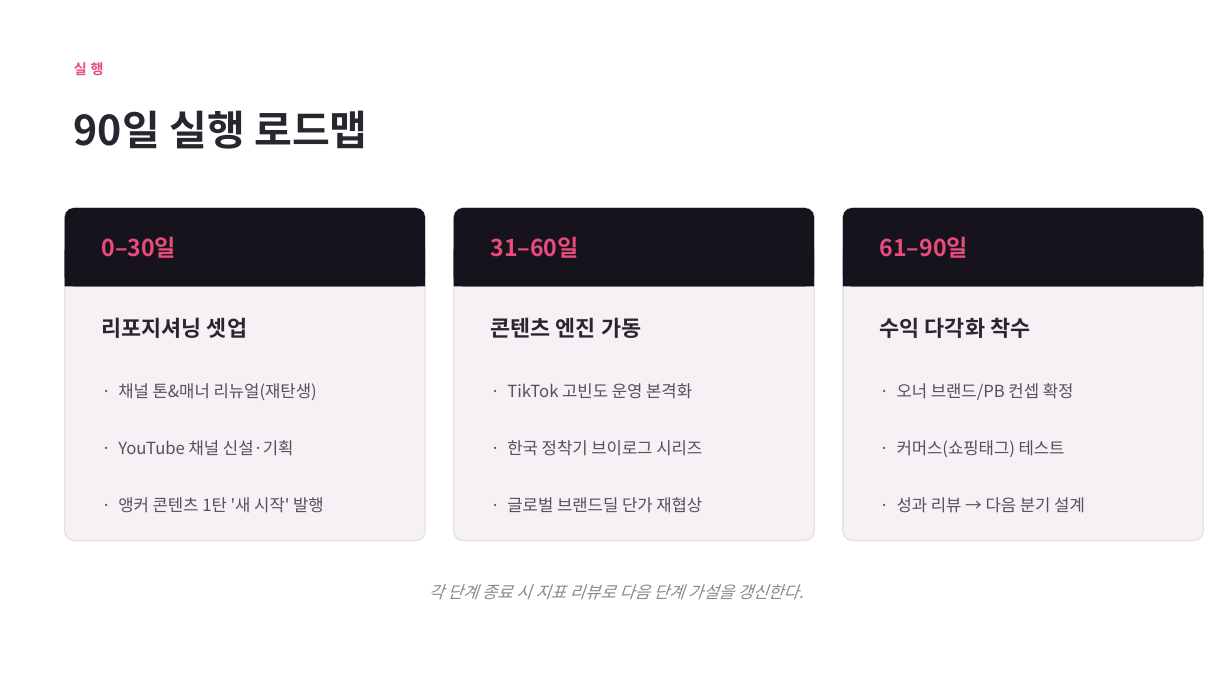
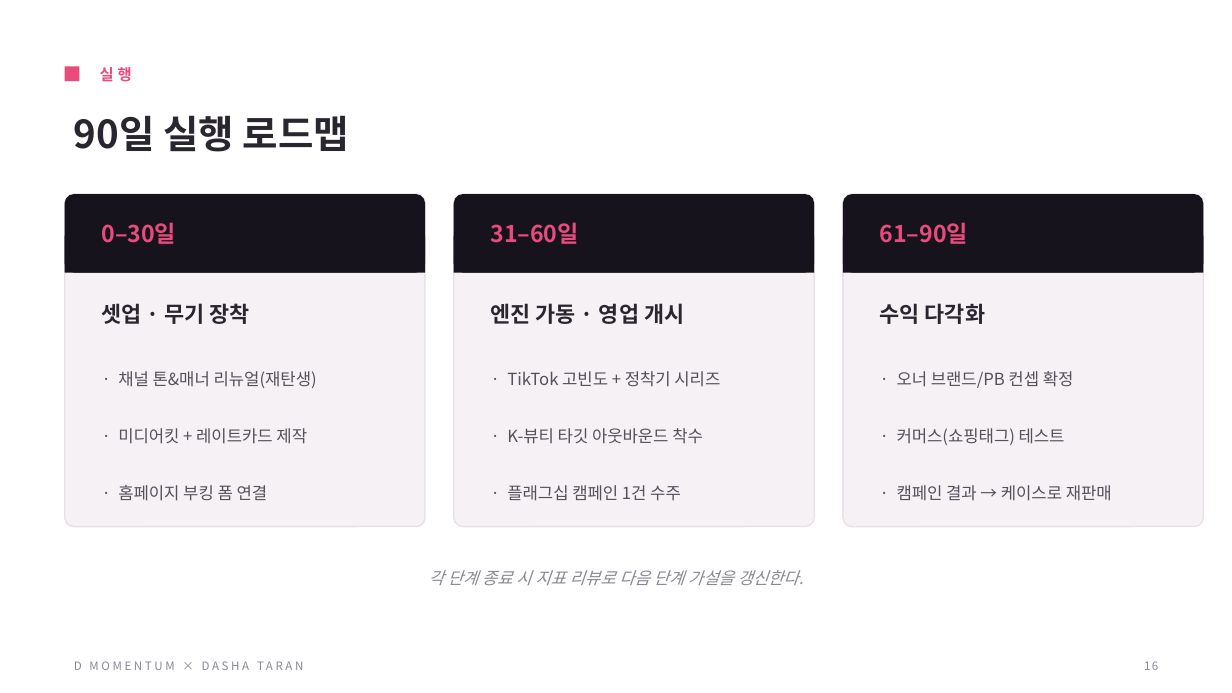
Before and after one commit to gimyedalm-collab/todo-list, a slide deck: slide 16 of dasha-momentum/다샤타란_D모멘텀_마케팅전략.pptx (slide 8 before the commit). Drawn at 1232x693 pixels with LibreOffice and Linux fonts; fonts in the diff are those of the drawing. Boxes give left, top, right and bottom in pixels: in the first picture for what was removed or moved away, otherwise in the second. Text is boxed around its words. In the diff, an @@ line names an element or a change of style, - is before the commit and + after.

```diff
--- a/dasha-momentum/다샤타란_D모멘텀_마케팅전략.pptx
+++ b/dasha-momentum/다샤타란_D모멘텀_마케팅전략.pptx
@@ text "실행": place and size @@
-text "실행" at <box>74,62,104,76</box>
+text "실행" at <box>100,67,132,82</box>
@@ text "실행" at <box>100,67,132,82</box>: size 11 to 12 pt @@
@@ rectangle added at <box>65,67,79,81</box>, fill #E84B7C @@
@@ text "90일 실행 로드맵" at <box>74,115,349,152</box>: size 32 to 30 pt @@
@@ 6 rounded rectangles, 4 texts, 3 rectangles: place and size @@
-6 rounded rectangles, 4 texts, 3 rectangles at <box>65,208,1203,599</box>
+6 rounded rectangles, 4 texts, 3 rectangles at <box>65,194,1203,585</box>
@@ text at <box>101,303,250,324</box>: text changed @@
-리포지셔닝 셋업
+셋업 · 무기 장착
@@ text at <box>491,303,684,324</box>: text changed @@
-콘텐츠 엔진 가동
+엔진 가동 · 영업 개시
@@ text at <box>880,303,985,324</box>: text changed @@
-수익 다각화 착수
+수익 다각화
@@ text at <box>507,371,720,387</box>: text changed @@
-· TikTok 고빈도 운영 본격화
+· TikTok 고빈도 + 정착기 시리즈
@@ 3 texts: place and size @@
-3 texts at <box>118,383,1074,457</box>
+3 texts at <box>118,371,1074,445</box>
@@ text removed at <box>118,440,294,456</box> @@
-· YouTube 채널 신설·기획
@@ text added at <box>118,428,307,444</box>, 13 pt, text #55505C @@
+· 미디어킷 + 레이트카드 제작
@@ text removed at <box>507,440,702,456</box> @@
-· 한국 정착기 브이로그 시리즈
@@ text added at <box>507,428,703,444</box>, 13 pt, text #55505C @@
+· K-뷰티 타깃 아웃바운드 착수
@@ text removed at <box>118,497,324,513</box> @@
-· 앵커 콘텐츠 1탄 '새 시작' 발행
@@ text added at <box>118,485,268,501</box>, 13 pt, text #55505C @@
+· 홈페이지 부킹 폼 연결
@@ text removed at <box>507,497,702,513</box> @@
-· 글로벌 브랜드딜 단가 재협상
@@ text added at <box>507,485,681,501</box>, 13 pt, text #55505C @@
+· 플래그십 캠페인 1건 수주
@@ text removed at <box>897,497,1085,513</box> @@
-· 성과 리뷰 → 다음 분기 설계
@@ text added at <box>897,485,1112,501</box>, 13 pt, text #55505C @@
+· 캠페인 결과 → 케이스로 재판매
@@ text added at <box>74,661,303,670</box>, 9 pt, text #8C8794 @@
+D MOMENTUM × DASHA TARAN
@@ text added at <box>1144,661,1158,670</box>, 9 pt, text #8C8794 @@
+16
```
Also in this commit, not shown: 7 other slides changed, 9 slides added, 1 slide removed, 1 other file.
